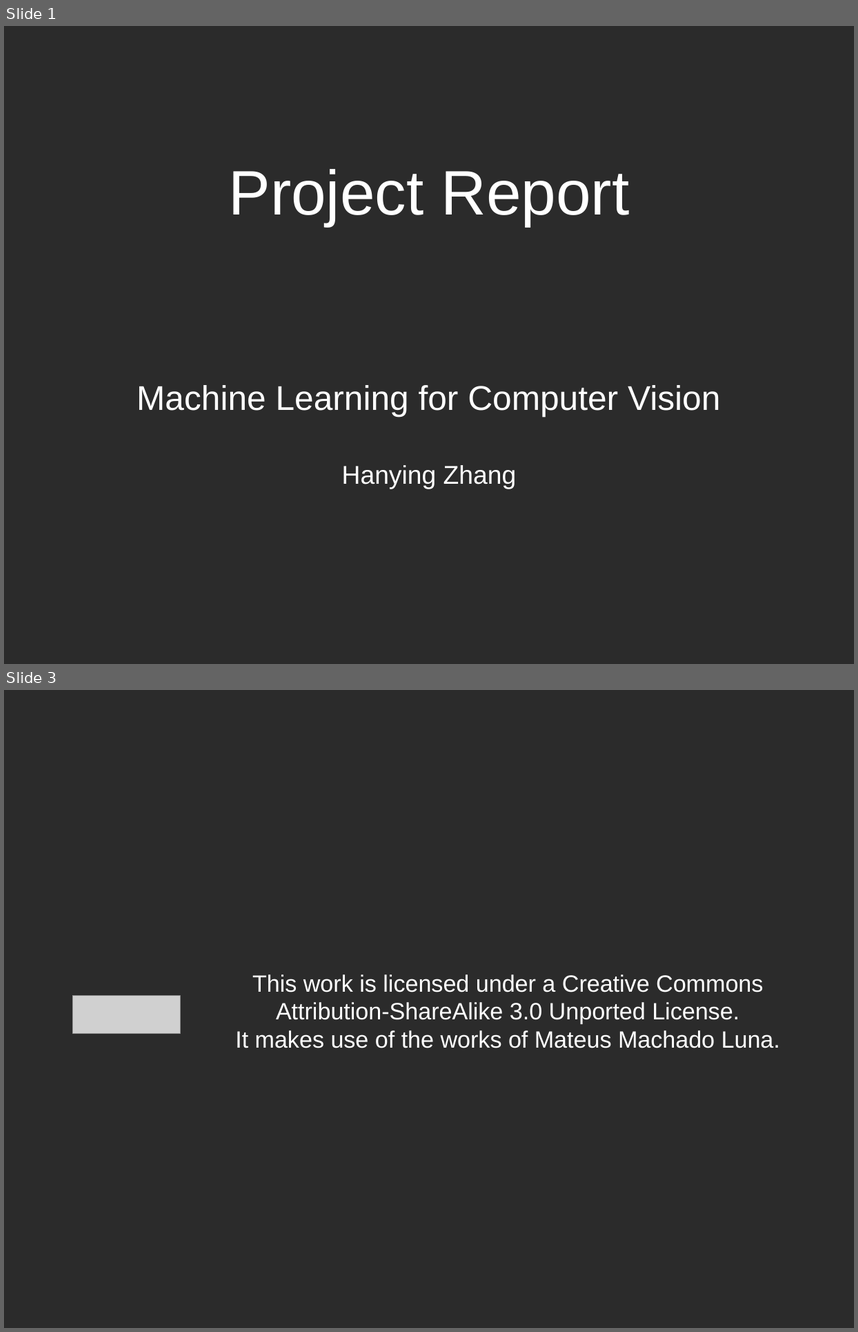
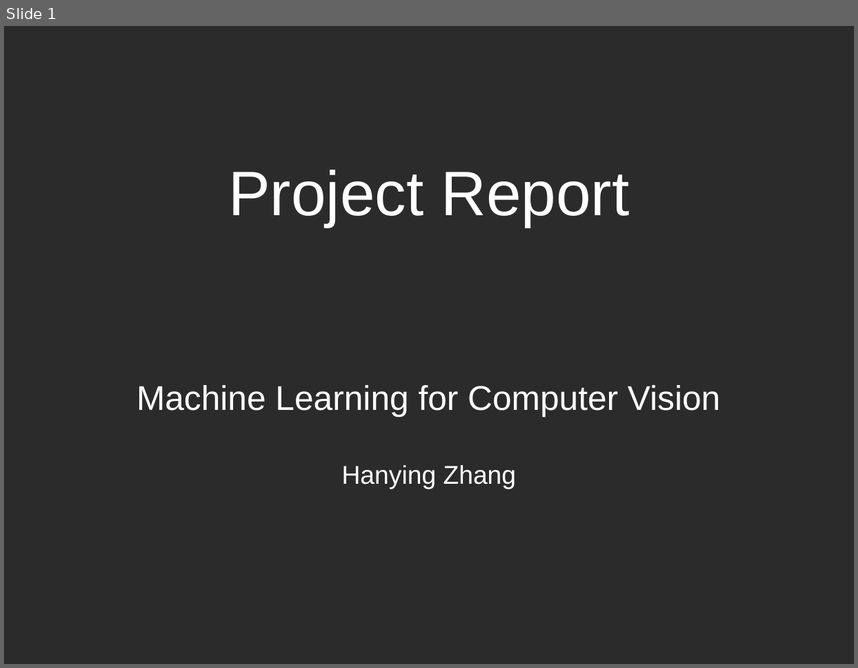
Before and after one commit to runnphoenix/ViT-experiment, a slide deck: report/report.pptx. Shown one above the other, each under a label of ours: slides 1 and 3 before the commit, slide 1 after it; the slides between them are not shown. The pictures are 858x1332 and 858x668 pixels, drawn with LibreOffice and Linux fonts; fonts in the diff are those of the drawing; grey boxes stand for pictures; background and template pictures are left out; a plain dark background stands for a picture behind light text. Boxes give left, top, right and bottom in pixels: in the first picture for what was removed or moved away, otherwise in the second. Text is boxed around its words. In the diff, an @@ line names an element or a change of style, - is before the commit and + after.

```diff
--- a/report/report.pptx
+++ b/report/report.pptx
@@ slide 3 removed at (4, 690, 854, 1328), background picture (left out) @@
@@ text removed at (235, 974, 780, 1048) @@
-This work is licensed under a Creative Commons Attribution-ShareAlike 3.0 Unported License.
-It makes use of the works of Mateus Machado Luna.
@@ picture removed at (72, 996, 180, 1033) @@
```
Also in this commit, not shown: 1 slide changed, 10 slides added, 5 other files.
